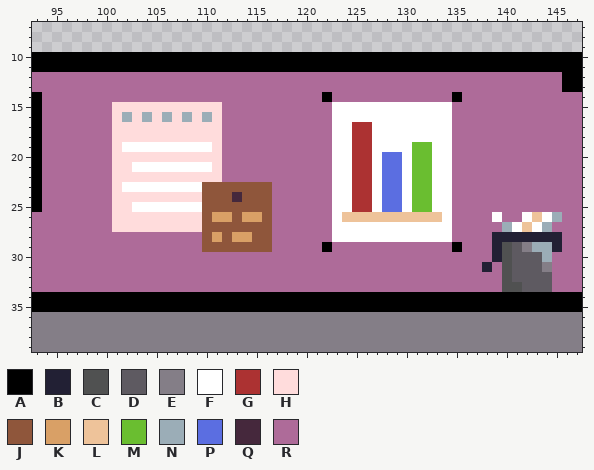
File history of a pixel-art file, sprites/ase/interiors/interior2.ase. The picture above is the old version.
160x90 pixels, 1 frame. Colours within 5 levels of each other are drawn and written as one. Shown: x 93..147, y 7..39.
Palette (. is transparent): A #000000  B #222034  C #505151  D #5e5a61  E #847e87  F #ffffff  G #ac3232  H #ffdcdc  J #8f563b  K #d9a066  L #eec39a  M #6abe30  N #9badb7  P #5b6ee1  Q #45283c  R #ae6b99
Pixels before, first column x 93:
10 AAAAAAAAAAAAAAAAAAAAAAAAAAAAAAAAAAAAAAAAAAAAAAAAAAAAAAA
11 AAAAAAAAAAAAAAAAAAAAAAAAAAAAAAAAAAAAAAAAAAAAAAAAAAAAAAA
12 RRRRRRRRRRRRRRRRRRRRRRRRRRRRRRRRRRRRRRRRRRRRRRRRRRRRRAA
13 RRRRRRRRRRRRRRRRRRRRRRRRRRRRRRRRRRRRRRRRRRRRRRRRRRRRRAA
14 ARRRRRRRRRRRRRRRRRRRRRRRRRRRRARRRRRRRRRRRRARRRRRRRRRRRR
15 ARRRRRRRHHHHHHHHHHHRRRRRRRRRRRFFFFFFFFFFFFRRRRRRRRRRRRR
16 ARRRRRRRHNHNHNHNHNHRRRRRRRRRRRFFFFFFFFFFFFRRRRRRRRRRRRR
17 ARRRRRRRHHHHHHHHHHHRRRRRRRRRRRFFGGFFFFFFFFRRRRRRRRRRRRR
18 ARRRRRRRHHHHHHHHHHHRRRRRRRRRRRFFGGFFFFFFFFRRRRRRRRRRRRR
19 ARRRRRRRHFFFFFFFFFHRRRRRRRRRRRFFGGFFFFMMFFRRRRRRRRRRRRR
20 ARRRRRRRHHHHHHHHHHHRRRRRRRRRRRFFGGFPPFMMFFRRRRRRRRRRRRR
21 ARRRRRRRHHFFFFFFFFHRRRRRRRRRRRFFGGFPPFMMFFRRRRRRRRRRRRR
22 ARRRRRRRHHHHHHHHHHHRRRRRRRRRRRFFGGFPPFMMFFRRRRRRRRRRRRR
23 ARRRRRRRHFFFFFFFFJJJJJJJRRRRRRFFGGFPPFMMFFRRRRRRRRRRRRR
24 ARRRRRRRHHHHHHHHHJJJQJJJRRRRRRFFGGFPPFMMFFRRRRRRRRRRRRR
25 ARRRRRRRHHFFFFFFFJJJJJJJRRRRRRFFGGFPPFMMFFRRRRRRRRRRRRR
26 RRRRRRRRHHHHHHHHHJKKJKKJRRRRRRFLLLLLLLLLLFRRRRFRRFLFNRR
27 RRRRRRRRHHHHHHHHHJJJJJJJRRRRRRFFFFFFFFFFFFRRRRRNFLFNRRR
28 RRRRRRRRRRRRRRRRRJKJKKJJRRRRRRFFFFFFFFFFFFRRRRBBBBBBBRR
29 RRRRRRRRRRRRRRRRRJJJJJJJRRRRRARRRRRRRRRRRRARRRBCDENNBRR
30 RRRRRRRRRRRRRRRRRRRRRRRRRRRRRRRRRRRRRRRRRRRRRRBCDDDNRRR
31 RRRRRRRRRRRRRRRRRRRRRRRRRRRRRRRRRRRRRRRRRRRRRBRCDDDERRR
32 RRRRRRRRRRRRRRRRRRRRRRRRRRRRRRRRRRRRRRRRRRRRRRRCDDDDRRR
33 RRRRRRRRRRRRRRRRRRRRRRRRRRRRRRRRRRRRRRRRRRRRRRRCCDDDRRR
34 AAAAAAAAAAAAAAAAAAAAAAAAAAAAAAAAAAAAAAAAAAAAAAAAAAAAAAA
35 AAAAAAAAAAAAAAAAAAAAAAAAAAAAAAAAAAAAAAAAAAAAAAAAAAAAAAA
36 EEEEEEEEEEEEEEEEEEEEEEEEEEEEEEEEEEEEEEEEEEEEEEEEEEEEEEE
37 EEEEEEEEEEEEEEEEEEEEEEEEEEEEEEEEEEEEEEEEEEEEEEEEEEEEEEE
38 EEEEEEEEEEEEEEEEEEEEEEEEEEEEEEEEEEEEEEEEEEEEEEEEEEEEEEE
39 EEEEEEEEEEEEEEEEEEEEEEEEEEEEEEEEEEEEEEEEEEEEEEEEEEEEEEE
New version:
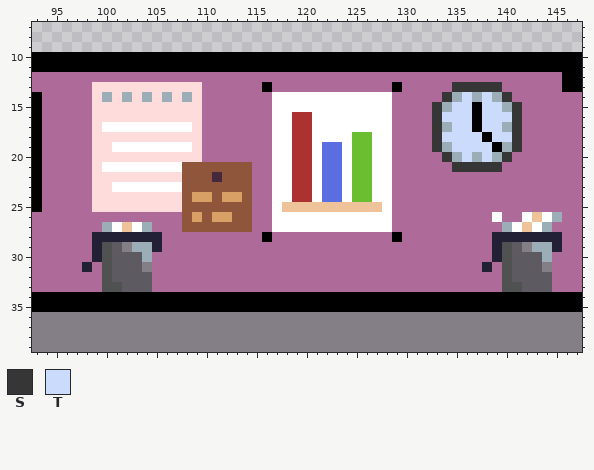
Colours new in this view: S #363636  T #cbdbfc
Difference:
y 13: x 99..109 RRRRRRRRRRR -> HHHHHHHHHHH; x 116 R -> A; x 129 R -> A; x 135..139 RRRRR -> SSSSS
y 14: x 99..109 RRRRRRRRRRR -> HNHNHNHNHNH; x 117..128 RRRRRARRRRRR -> FFFFFFFFFFFF; x 134..140 RARRRRR -> SNTNTNS
y 15: x 99..100 RR -> HH; x 110..111 HH -> RR; x 117..122 RRRRRR -> FFFFFF; x 129..141 FFFFFFRRRRRRR -> RRRRSNTTATTNS
y 16: x 99..100 RR -> HH; x 102 N -> H; x 104 N -> H; x 106 N -> H; x 108 N -> H; x 110..111 NH -> RR; x 117..122 RRRRRR -> FFGGFF; x 129..141 FFFFFFRRRRRRR -> RRRRSTTTATTTS
y 17: x 99..108 RRHHHHHHHH -> HFFFFFFFFF; x 110..111 HH -> RR; x 117..122 RRRRRR -> FFGGFF; x 125..126 GG -> FF; x 129..141 FFFFFFRRRRRRR -> RRRRSNTTATTNS
y 18: x 99..100 RR -> HH; x 110..111 HH -> RR; x 117..122 RRRRRR -> FFGGFF; x 125..126 GG -> MM; x 129..141 FFFFFFRRRRRRR -> RRRRSTTTTATTS
y 19: x 99..101 RRH -> HHF; x 109..111 FFH -> HRR; x 117..123 RRRRRRF -> FFGGFPP; x 125..126 GG -> MM; x 129..141 FFMMFFRRRRRRR -> RRRRSNTTTTANS
y 20: x 99..100 RR -> HH; x 110..111 HH -> RR; x 117..123 RRRRRRF -> FFGGFPP; x 125..126 GG -> MM; x 128..140 PPFMMFFRRRRRR -> FRRRRRSNTNTNS
y 21: x 99..102 RRHH -> HFFF; x 108..114 FFFHRRR -> JJJJJJJ; x 117..123 RRRRRRF -> FFGGFPP; x 125..126 GG -> MM; x 128..139 PPFMMFFRRRRR -> FRRRRRRSSSSS
y 22: x 99..100 RR -> HH; x 108..114 HHHHRRR -> JJJQJJJ; x 117..123 RRRRRRF -> FFGGFPP; x 125..126 GG -> MM; x 128..134 PPFMMFF -> FRRRRRR
y 23: x 99..101 RRH -> HHF; x 108..109 FF -> JJ; x 115..123 JJRRRRRRF -> RRFFGGFPP; x 125..126 GG -> MM; x 128..134 PPFMMFF -> FRRRRRR
y 24: x 99..100 RR -> HH; x 108..110 HHJ -> JKK; x 112..113 JQ -> KK; x 115..123 JJRRRRRRF -> RRFFGGFPP; x 125..126 GG -> MM; x 128..134 PPFMMFF -> FRRRRRR
y 25: x 99..100 RR -> HH; x 103..109 FFFFFFF -> HHHHHJJ; x 115..134 JJRRRRRRFFGGFPPFMMFF -> RRFLLLLLLLLLLFRRRRRR
y 26: x 101..109 HHHHHHHHH -> RRRRRRRJK; x 114..122 KKJRRRRRR -> JRRFFFFFF; x 124..134 LLLLLLLLLLF -> FFFFFRRRRRR
y 27: x 100..109 RHHHHHHHHH -> NFLFNRRRJJ; x 115..122 JJRRRRRR -> RRFFFFFF; x 129..134 FFFFFF -> RRRRRR
y 28: x 99..105 RRRRRRR -> BBBBBBB; x 110..116 JKJKKJJ -> RRRRRRA; x 123..134 FFFFFFFFFFFF -> RRRRRRARRRRR
y 29: x 99..105 RRRRRRR -> BCDENNB; x 110..116 JJJJJJJ -> RRRRRRR; x 122 A -> R; x 135 A -> R
y 30: x 99..104 RRRRRR -> BCDDDN
y 31: x 98 R -> B; x 100..104 RRRRR -> CDDDE
y 32: x 100..104 RRRRR -> CDDDD
y 33: x 100..104 RRRRR -> CCDDD
Boxes around the changes in both pictures, in picture pixels (x1, y1, x2, y2):
changed: (82, 82, 522, 292)
